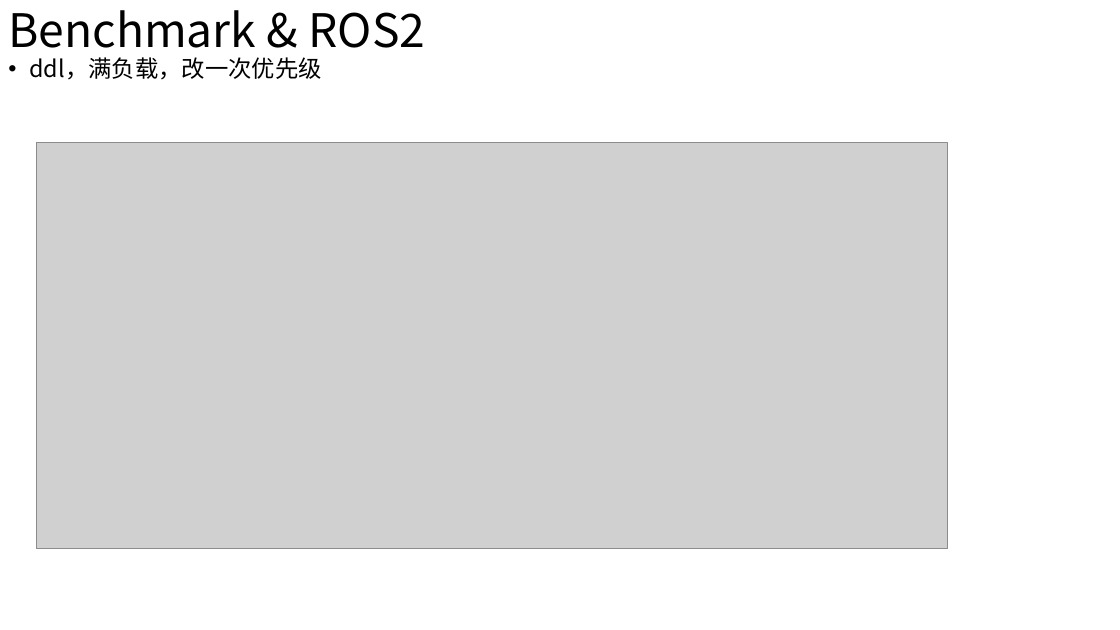
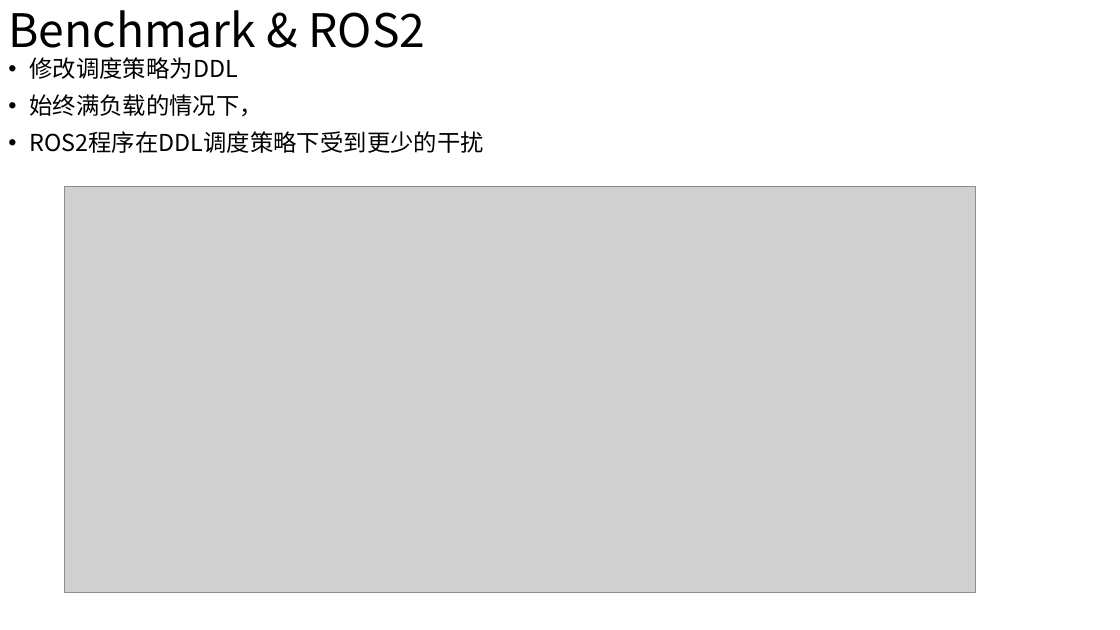
Before and after one commit to wsm6636/note, a slide deck: slide 5 of 06-ppt/discussion/0719.pptx (slide 4 before the commit). Drawn at 1120x630 pixels with LibreOffice and Linux fonts; fonts in the diff are those of the drawing; grey boxes stand for pictures. Boxes give left, top, right and bottom in pixels: in the first picture for what was removed or moved away, otherwise in the second. Text is boxed around its words. In the diff, an @@ line names an element or a change of style, - is before the commit and + after.

```diff
--- a/06-ppt/discussion/0719.pptx
+++ b/06-ppt/discussion/0719.pptx
@@ text at (29, 57, 484, 153): text changed @@
-• ddl，满负载，改一次优先级
+• 修改调度策略为DDL
+• 始终满负载的情况下，
+• ROS2程序在DDL调度策略下受到更少的干扰
@@ picture: place and size @@
-picture at (36, 142, 948, 549)
+picture at (65, 186, 976, 592)
```
Also in this commit, not shown: 2 other slides changed.
